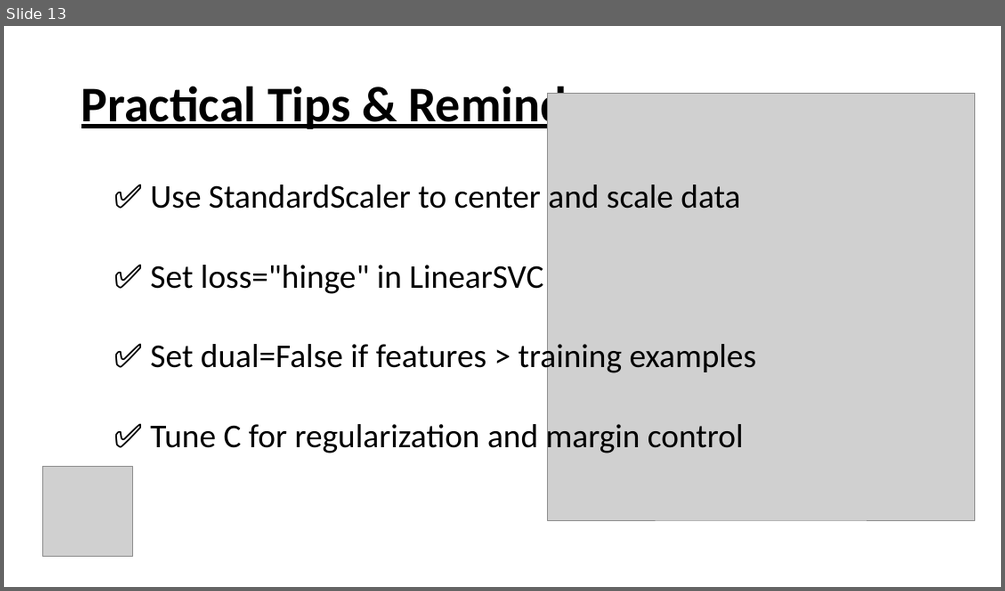
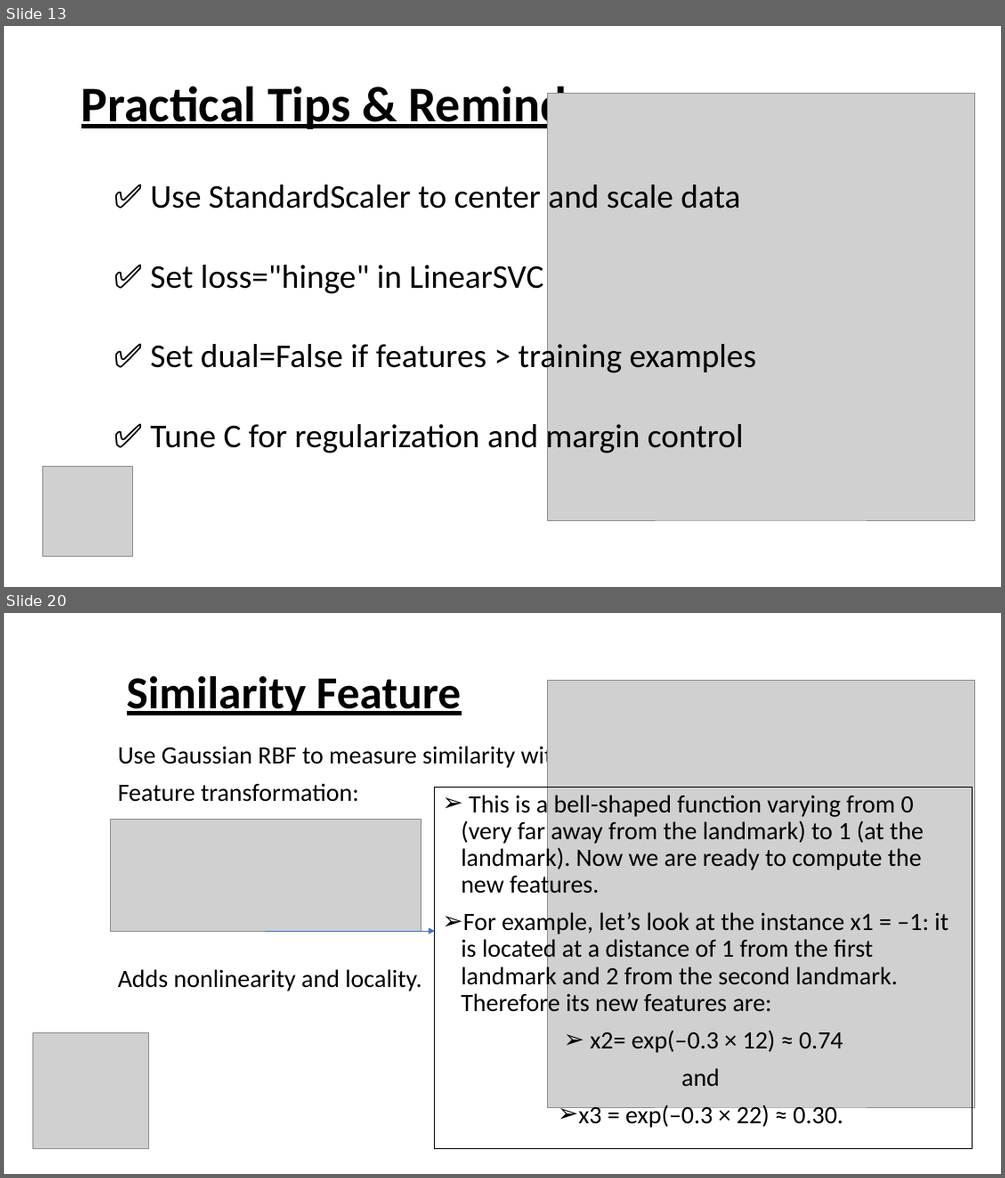
Before and after one commit to Mustafaahmed10/Machine-Learning-Slides-Chapter-5, a slide deck: Chapter 5.pptx. Shown one above the other, each under a label of ours: slide 13 before the commit, slides 13 and 20 after it; the slides between them are not shown. The pictures are 1005x591 and 1005x1178 pixels, drawn with LibreOffice and Linux fonts; fonts in the diff are those of the drawing; grey boxes stand for pictures. Boxes give left, top, right and bottom in pixels: in the first picture for what was removed or moved away, otherwise in the second. Text is boxed around its words. In the diff, an @@ line names an element or a change of style, - is before the commit and + after.

```diff
--- a/Chapter 5.pptx
+++ b/Chapter 5.pptx
@@ slide 20 added at bbox=[4, 613, 1001, 1174], background #FFFFFF @@
@@ title added at bbox=[127, 676, 461, 715], 44 pt, text #000000, bold, underline @@
+Similarity Feature
@@ picture added at bbox=[547, 680, 974, 1107] @@
@@ text added at bbox=[118, 743, 566, 991], 24 pt, text #000000 @@
+Use Gaussian RBF to measure similarity with landmarks
+Feature transformation:
+Adds nonlinearity and locality.
@@ rectangle added at bbox=[435, 787, 972, 1149], outline #000000 0.75 pt, 24 pt, text #000000 @@
+➢ This is a bell-shaped function varying from 0 (very far away from the landmark) to 1 (at the landmark). Now we are ready to compute the new features.
+➢ For example, let’s look at the instance x1 = –1: it is located at a distance of 1 from the first landmark and 2 from the second landmark. Therefore its new features are:
+➢ x2= exp(–0.3 × 12) ≈ 0.74
+and
+➢ x3 = exp(–0.3 × 22) ≈ 0.30.
@@ picture added at bbox=[110, 819, 421, 931] @@
@@ arrow added from (266, 931) to (435, 931), #4472C4 0.5 pt @@
@@ picture added at bbox=[32, 1032, 148, 1149] @@
```
Also in this commit, not shown: 3 slides changed, 16 other slides added, 3 slides removed.
